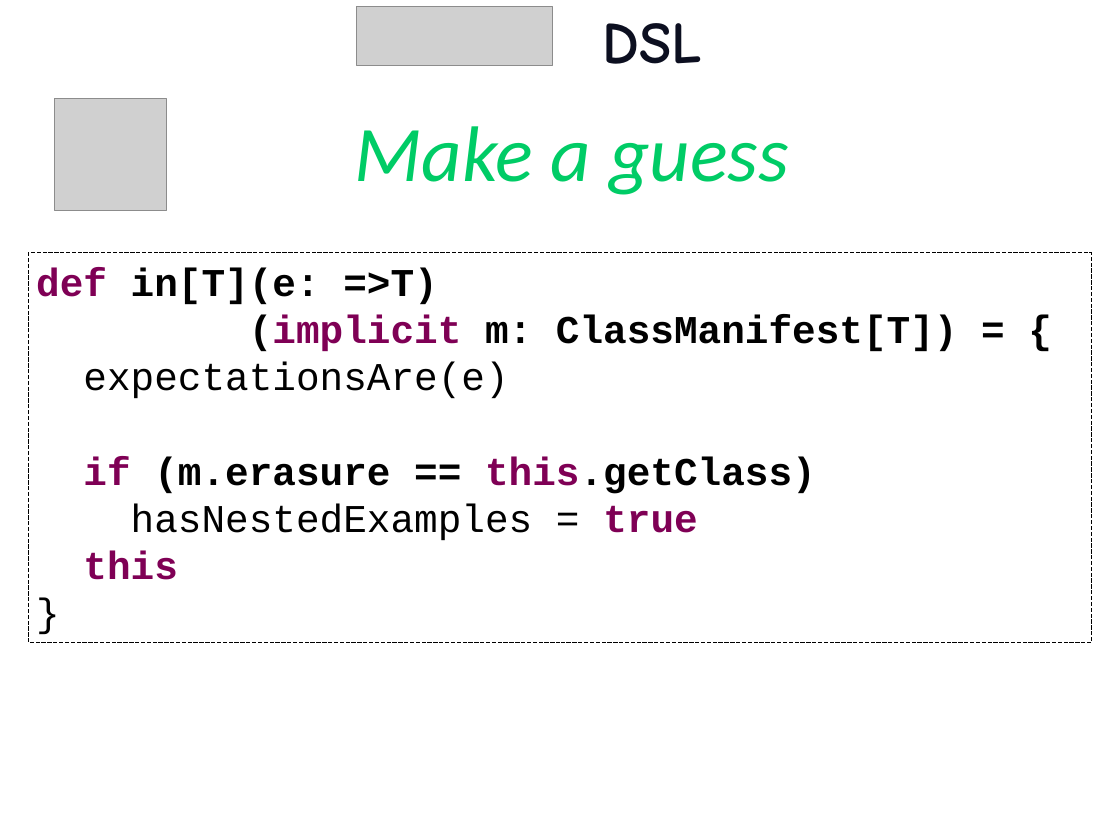
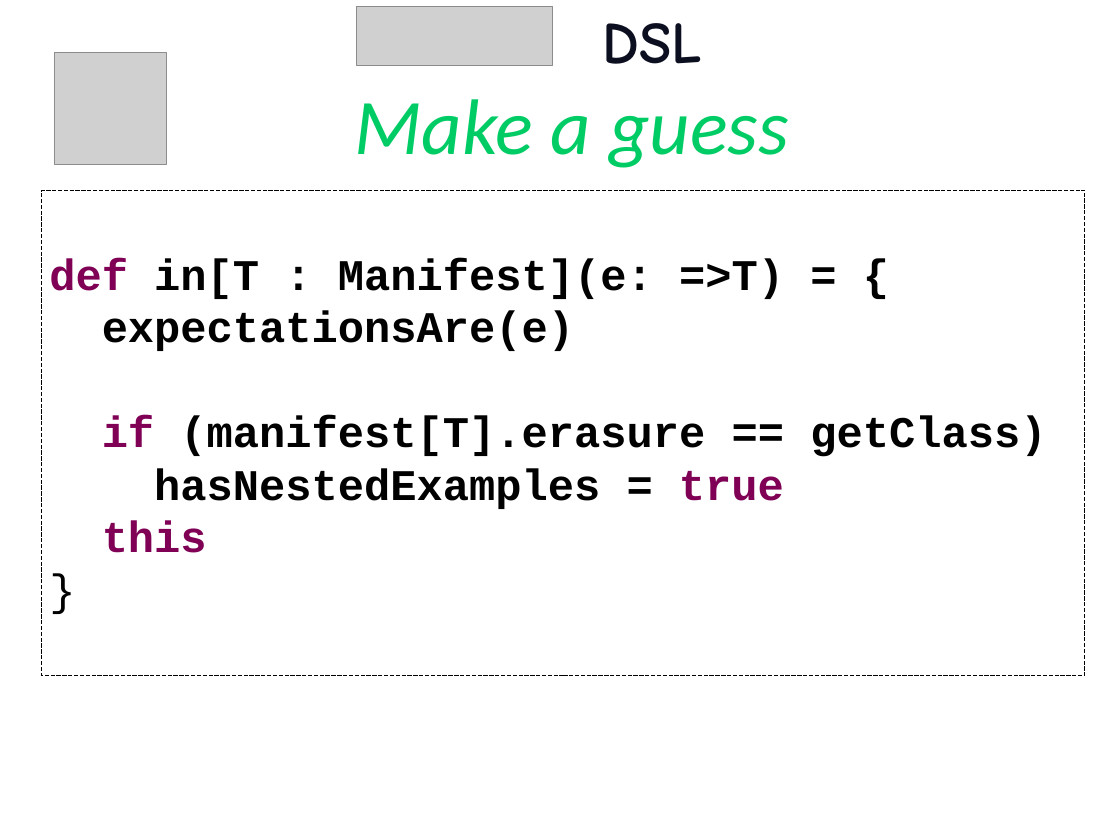
Before and after one commit to etorreborre/oscon-2010, a slide deck: slide 67 of src/main/resources/oscon_2010_specs.pptx (slide 62 before the commit). Drawn at 1120x840 pixels with LibreOffice and Linux fonts; fonts in the diff are those of the drawing; grey boxes stand for pictures; background and template pictures are left out. Boxes give left, top, right and bottom in pixels: in the first picture for what was removed or moved away, otherwise in the second. Text is boxed around its words. In the diff, an @@ line names an element or a change of style, - is before the commit and + after.

Commit message:
better code presentation and slides formatting

```diff
--- a/src/main/resources/oscon_2010_specs.pptx
+++ b/src/main/resources/oscon_2010_specs.pptx
@@ picture: place and size @@
-picture at bbox=[54, 98, 166, 210]
+picture at bbox=[54, 53, 166, 165]
@@ text "Make a guess": place and size @@
-text "Make a guess" at bbox=[355, 126, 789, 195]
+text "Make a guess" at bbox=[355, 99, 789, 168]
@@ rectangle "def in[T : Manifest](e: =>T) ...": place and size @@
-rectangle "def in[T : Manifest](e: =>T) ..." at bbox=[28, 253, 1092, 643]
+rectangle "def in[T : Manifest](e: =>T) ..." at bbox=[42, 191, 1085, 676]
@@ text in rectangle at bbox=[49, 259, 784, 299]: text changed; size 36 to 40 pt @@
-def in[T](e: =>T)
-(implicit m: ClassManifest[T]) = {
+def in[T : Manifest](e: =>T) = {
@@ text in rectangle at bbox=[102, 312, 784, 553]: size 36 to 40 pt in "expectationsAre(e)", "hasNestedExamples = true", "this", "}"; bold on in "expectationsAre(e)", "hasNestedExamples =" @@
@@ text in rectangle at bbox=[102, 416, 1046, 457]: text changed; size 36 to 40 pt @@
-if (m.erasure == this.getClass)
+if (manifest[T].erasure == getClass)
```
Also in this commit, not shown: 32 other slides changed, 5 slides added.
